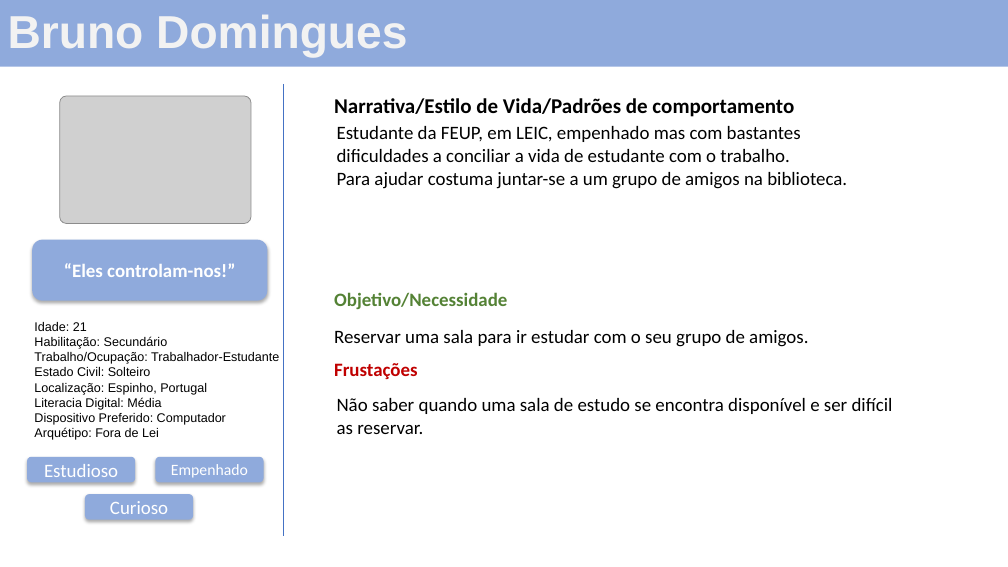
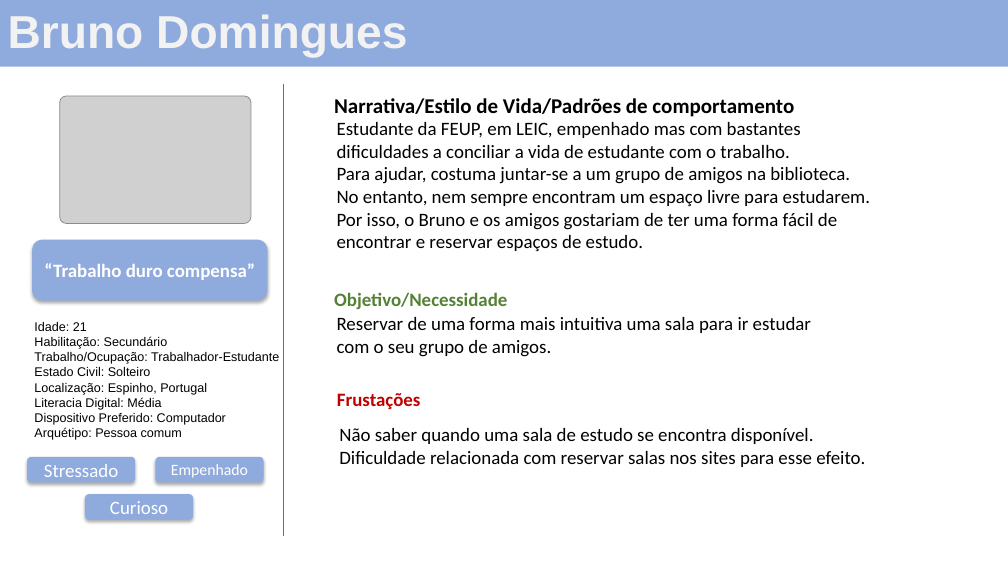
Before and after one commit to ICWeiner/FEUP-IPC, a slide deck: slide 2 of phase1/Persona.pptx. Drawn at 1008x567 pixels with LibreOffice and Linux fonts; fonts in the diff are those of the drawing; grey boxes stand for pictures. Boxes give left, top, right and bottom in pixels: in the first picture for what was removed or moved away, otherwise in the second. Text is boxed around its words. In the diff, an @@ line names an element or a change of style, - is before the commit and + after.

Commit message:
Final? persona.pptx

```diff
--- a/phase1/Persona.pptx
+++ b/phase1/Persona.pptx
@@ text at <box>337,167,870,251</box>: text changed @@
-Para ajudar costuma juntar-se a um grupo de amigos na biblioteca.
+Para ajudar, costuma juntar-se a um grupo de amigos na biblioteca.
+No entanto, nem sempre encontram um espaço livre para estudarem.
+Por isso, o Bruno e os amigos gostariam de ter uma forma fácil de encontrar e reservar espaços de estudo.
@@ text in rounded rectangle at <box>44,263,255,280</box>: text changed @@
-“Eles controlam-nos!”
+“Trabalho duro compensa”
@@ text at <box>337,317,811,357</box>: text changed @@
-Reservar uma sala para ir estudar com o seu grupo de amigos.
+Reservar de uma forma mais intuitiva uma sala para ir estudar com o seu grupo de amigos.
@@ text "Frustações": place and size @@
-text "Frustações" at <box>334,363,418,379</box>
+text "Frustações" at <box>337,393,421,409</box>
@@ text at <box>34,427,182,440</box>: text changed @@
-Arquétipo: Fora de Lei
+Arquétipo: Pessoa comum
@@ text at <box>339,428,865,467</box>: text changed @@
-Não saber quando uma sala de estudo se encontra disponível e ser difícil as reservar.
+Não saber quando uma sala de estudo se encontra disponível.
+Dificuldade relacionada com reservar salas nos sites para esse efeito.
@@ text in rounded rectangle at <box>44,464,118,477</box>: text changed @@
-Estudioso
+Stressado
```
